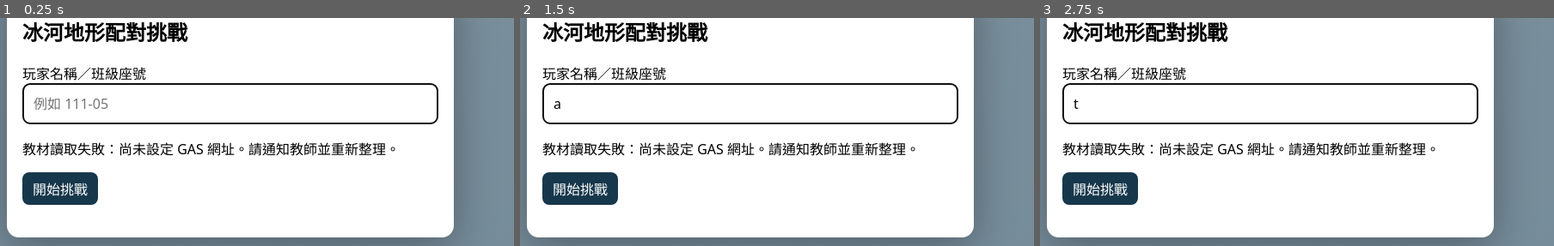
Above: before the commit, frames 1-3 (left to right).
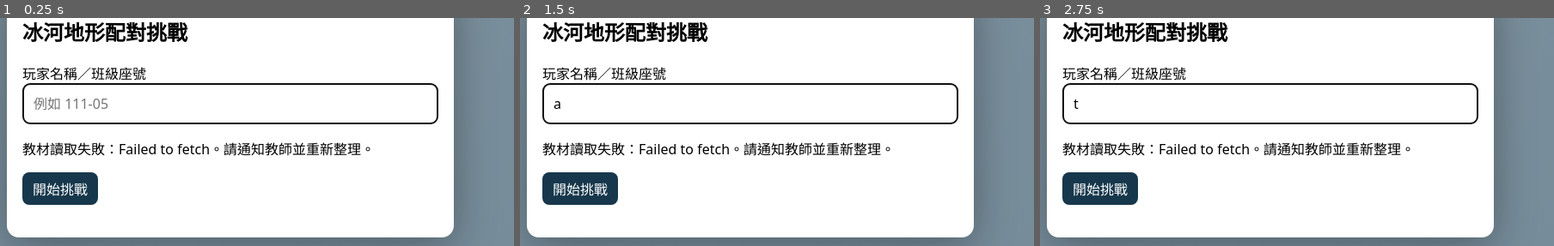
Above: after the commit, the same moments.

Repository: mavisist607-creator/glacial-game
Game: browser game, page index.html
Two runs of this game, one before a commit and one after it. Both use one fixed random seed, a clock stepped at 60 frames per second and the inputs below.
Inputs (mouse positions are % of the whole screen's width and height, from its top left):
- Up to frame 1 (0.25 s): no input
- Up to frame 2 (1.5 s): move the mouse to (50, 59) at 1.07 s; tap Space at 1.1 s; click (50, 69) at 1.27 s; type "a" at 1.27 s; tap Enter at 1.3 s
- Up to frame 3 (2.75 s): tap Space at 1.6, 2.1, 2.6 s; move the mouse to (30, 40) at 1.67 s; click (50, 69) at 1.87 s; type "r" at 1.87 s; tap Enter at 1.9, 2.5 s; press the mouse at (70, 35) at 2.27 s; release the mouse at (50, 30) at 2.4 s; click (50, 69) at 2.47 s; type "t" at 2.47 s
The pictures show only the part of the screen within x 28-78%, y 50-100%; the shares and areas given below are measured in that part.

The runs differ from the first frame. In frame 1, 2.0% of the frame differs, in the area x 23-77%, y 54-61%; in frame 2, 2.0%; in frame 3, 2.0%.

Commit message:
Refactor game logic and update API endpoint
Updated API URL and modified game logic for matching terrain types.

Diff:
--- a/index.html
+++ b/index.html
@@ -2,7 +2,9 @@
 *{box-sizing:border-box}body{margin:0;font-family:system-ui,sans-serif;background:#e9f1f5;color:#17384c}header{display: …(1910 unchanged characters)…
 #login,#ranking,#result{width:min(520px,94vw)}input.player{width:100%;padding:12px;font:inherit;border:1px solid #91a9b …(388 unchanged characters)…
 </style><header><strong>冰河地形配對</strong><span id="msg" role="status"></span><span id="stats"></span><button id="reset">重 …(600 unchanged characters)…
-const groups=['冰蝕地形','冰磧堆積','冰水堆積'];const raw=[['冰斗','高山冰河源頭 …(631 unchanged characters)… nished=false,pending=null,sending=false;const API_URL=''; // 貼上 GAS 網頁應用程式 /exec 網址
+const groups=['冰蝕地形','冰磧堆積','冰水堆積'];const raw=[['冰斗','高山冰河源頭 …(631 unchanged characters)… nished=false,pending=null,sending=false;
+const API_URL='https://script.google.com/macros/s/AKfycbwJ8pIWRXzuU4JSo10YQaEEdqrXFNfsR2sJrNl_7UBMYH-2OfBG2EEx0ZBCoDl0NYcEiw/exec';
+
 const totals=[9,3,3];const say=s=>$('msg').textContent=s;
 function radius(b){return base*Math.min(2.6,Math.sqrt(b.mass))/2}function clamp(b){let r=radius(b);b.x=Math.max(r,Math. …(1311 unchanged characters)…
 function start(){field.replaceChildren();balls=[];selected=null;drag=null;merges=0;wrong=0;finished=false;started=perfo …(503 unchanged characters)…
